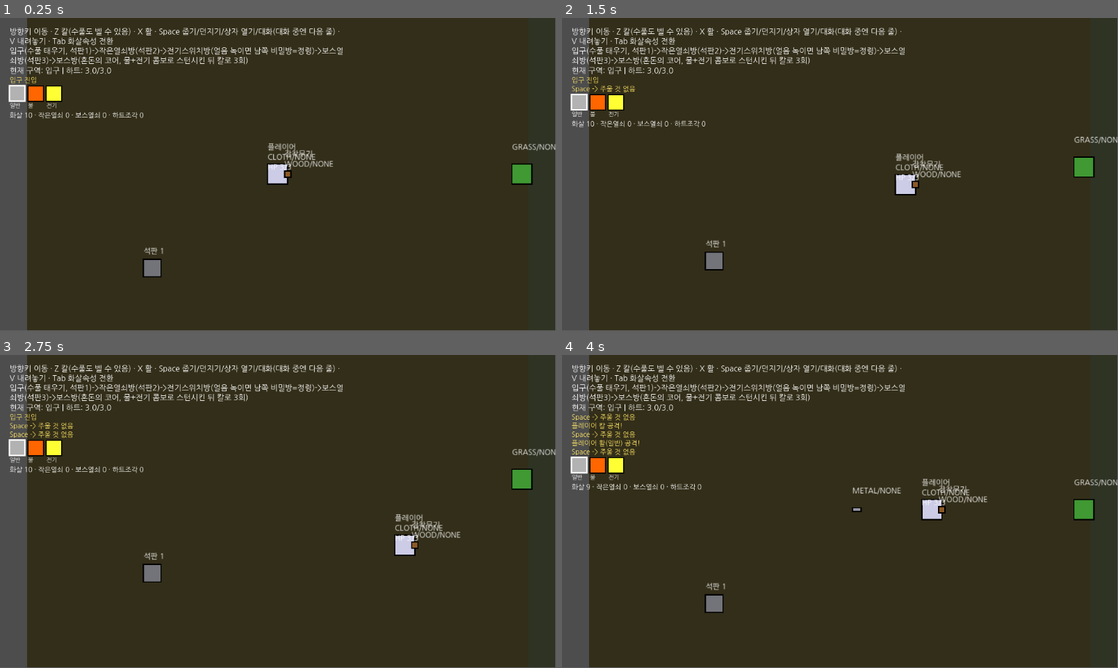
Above: before the commit, frames 1-4 (two rows, left to right).
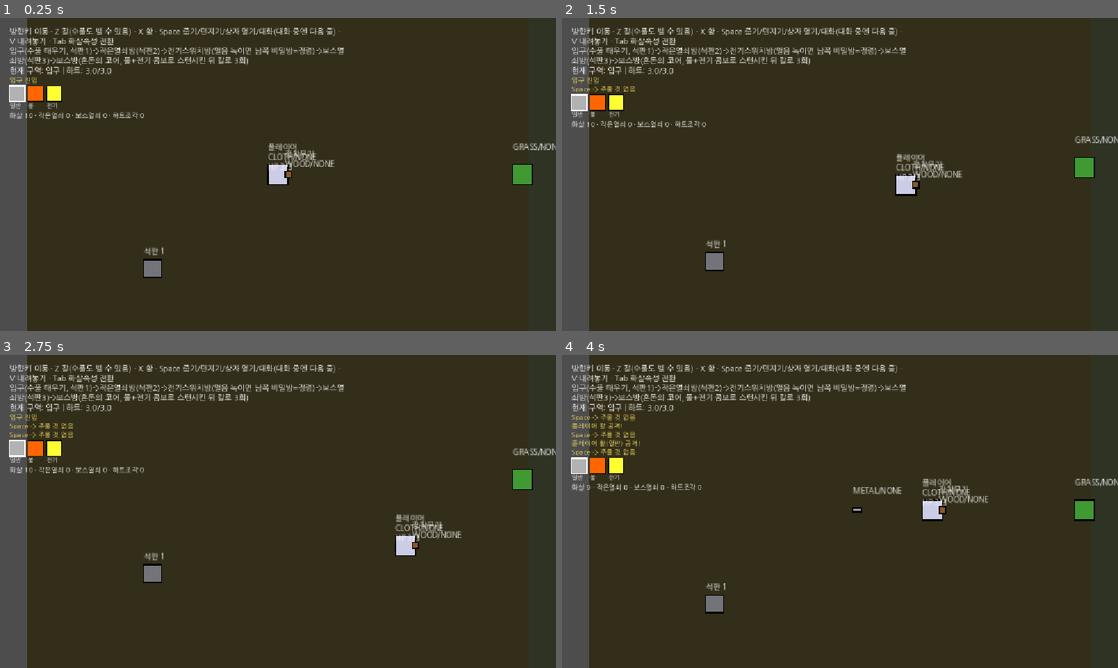
Above: after the commit, the same moments.

Repository: 50seok/ZeldaLike
Game: Godot game, scene res://scenes/dungeon_test/dungeon_test.tscn
The game is run twice, just before and just after one commit, with the same random seed, the same clock (stepped at 60 frames per second) and the same inputs. This scene is started directly instead of the project's main scene.
Inputs:
- Up to frame 1 (0.25 s): no input
- Up to frame 2 (1.5 s): tap Enter at 0.5, 0.6 s; hold Right (ui_right) 0.53-1.28 s; tap Space at 0.77 s; hold Down (ui_down) from 1.28 s (still down); tap Keypad Enter at 1.35 s
- Up to frame 3 (2.75 s): tap Space at 1.52 s; release Down (ui_down) at 2.03 s; hold Right (ui_right) from 2.03 s (still down); tap C at 2.1 s
- Up to frame 4 (4 s): release Right (ui_right) at 2.78 s; hold Up (ui_up) 2.78-3.53 s; tap Z at 2.85 s; tap Space at 3.02, 3.77 s; hold Left (ui_left) from 3.53 s (still down); tap X at 3.6 s
In our replay, the window is 799x449 before the commit and 800x450 after it. These sizes can differ from the game's own. Grey fills any space a smaller window leaves; there, only what the larger window draws over its background counts as a difference.

The runs differ from the first frame. In frame 1, 3.4% of the frame differs, in the area x 0-100%, y 3-100%; in frame 2, 3.4%; in frame 3, 3.5%; in frame 4, 4.0%.

Commit message:
fix: 웹에서 옆방 미리보임 + 보스방 물항아리 고갈 버그 수정
실측 지적 2건(브라우저 창) - ① 옆 방이 화면에 그대로 보임: project.godot에
디스플레이 스트레치 설정이 없어 실제 브라우저 창 크기가 곧 게임 뷰포트
크기가 됐음(에디터 테스트창 1152x648보다 큰 창이면 방 카메라가 경계에
clamp돼도 뷰포트 자체가 방 폭(800)보다 넓어져 옆방이 노출). 뷰포트를
1152x648로 고정 + stretch mode=canvas_items·aspect=keep으로 창 크기와
무관하게 화면 스케일만 하도록 수정 - 방 카메라의 '방 크기=화면 크기'
전제가 다시 성립.
② 보스방 물항아리가 너무 늦게 다시 생김: respawn_sec(5초) 자체가 아니라
'화면 밖일 때만 리젠'(FieldSpawnManager, §4.2 팝인 방지) 조건이 보스방처럼
카메라가 방 전체를 거의 항상 비추는 좁은 방에서는 사실상 성립 안 해 리젠이
멈춘 것. 리젠 로직을 고치는 대신 보스전은 이미 '고정 배치'(§4.1)라는 점을
살려 스폰포인트를 2->4곳(3회 스턴 사이클+여유)으로 늘려 전투 시작 시점에
미리 다 채워둠(dungeon_test 보스방 + boss_test 연습 아레나 둘 다 동일 적용).
전체 12개 검증씬 회귀 유지. 웹 빌드 재생성 완료.

Diff:
--- a/project/project.godot
+++ b/project/project.godot
@@ -20,6 +20,18 @@
 StoryFlags="*res://scripts/story/story_flags.gd"
 SaveManager="*res://scripts/story/save_manager.gd"
 
+[display]
+
+; 웹에서 실측 확인된 버그("다음 방이 미리 보임") 원인 - 스트레치 설정이 없어
+; 실제 브라우저 창 크기가 그대로 게임 뷰포트 크기가 됨(에디터 테스트창 1152x648
+; 보다 큰 창이면 카메라가 방 경계에 맞춰 clamp돼도 화면 자체가 방 폭(800)보다
+; 넓어져 옆방이 그대로 노출됨). 뷰포트를 고정하고 화면 크기에는 스케일만
+; 하도록 지정 - 방 카메라 가정(room-sized limit)이 창 크기와 무관하게 성립.
+window/size/viewport_width=1152
+window/size/viewport_height=648
+window/stretch/mode="canvas_items"
+window/stretch/aspect="keep"
+
 [gui]
 
 theme/custom_font="res://assets/fonts/NanumGothic-Regular.ttf"
--- a/project/scenes/boss_test/boss_test.gd
+++ b/project/scenes/boss_test/boss_test.gd
@@ -88,6 +88,9 @@
 	)
 
 	# §4.1 "물 웅덩이 2곳(항아리 리필)" - 콤보 자원이 고갈돼 막히지 않게.
+	# dungeon_test 실측으로 드러난 문제(작은 방은 카메라가 거의 항상 덮고
+	# 있어 "화면 밖일 때만 리젠" 조건이 사실상 안 걸림)가 여기도 동일 구조라
+	# 같이 4곳으로 늘려 리젠에 의존 안 해도 3회 콤보가 가능하게 함.
 	var jar_sp1 := SpawnPoint.new()
 	jar_sp1.entity_type = "water_jar"
 	jar_sp1.respawn_sec = 5.0  # 콤보를 3번(페이즈마다 재감전) 반복해야 해서 넉넉히 짧게
@@ -98,10 +101,20 @@
 	jar_sp2.respawn_sec = 5.0
 	jar_sp2.position = Vector2(650, 500)
 	add_child(jar_sp2)
+	var jar_sp3 := SpawnPoint.new()
+	jar_sp3.entity_type = "water_jar"
+	jar_sp3.respawn_sec = 5.0
+	jar_sp3.position = Vector2(150, 100)
+	add_child(jar_sp3)
+	var jar_sp4 := SpawnPoint.new()
+	jar_sp4.entity_type = "water_jar"
+	jar_sp4.respawn_sec = 5.0
+	jar_sp4.position = Vector2(650, 100)
+	add_child(jar_sp4)
 
 	var item_mgr := FieldSpawnManager.new()
-	item_mgr.spawn_points = [jar_sp1, jar_sp2]
-	item_mgr.field_cap = 2
+	item_mgr.spawn_points = [jar_sp1, jar_sp2, jar_sp3, jar_sp4]
+	item_mgr.field_cap = 4
 	add_child(item_mgr)
 	item_mgr.setup(camera)
 
--- a/project/scenes/dungeon_test/dungeon_test.gd
+++ b/project/scenes/dungeon_test/dungeon_test.gd
@@ -229,6 +229,13 @@
 		get_tree().change_scene_to_file("res://scenes/ending/ending.tscn")
 	)
 
+	# 실측 지적("보스방 물이 너무 늦게 생김") 원인 - respawn_sec(5초) 자체가
+	# 아니라, 리젠 조건 중 "화면 밖일 때만"(FieldSpawnManager._is_offscreen,
+	# §4.2 눈앞 팝인 금지)이 보스방처럼 카메라가 방 전체를 거의 항상 비추는
+	# 작은 방에서는 사실상 절대 충족되지 않아 리젠이 멈춘 것(항아리 위치가
+	# 카메라에서 벗어날 일이 없음). 리젠 로직을 고치는 대신 - 보스전은 어차피
+	# §4.1 "고정 배치"라 - 스폰포인트를 4곳(3회 스턴 사이클 + 여유 1)으로
+	# 늘려 전투 시작 시점에 미리 다 채워두는 쪽으로 해결(리젠에 의존 안 함).
 	var boss_jar_sp1 := SpawnPoint.new()
 	boss_jar_sp1.entity_type = "water_jar"
 	boss_jar_sp1.respawn_sec = 5.0
@@ -239,10 +246,20 @@
 	boss_jar_sp2.respawn_sec = 5.0
 	boss_jar_sp2.position = Vector2(3850, 500)
 	add_child(boss_jar_sp2)
+	var boss_jar_sp3 := SpawnPoint.new()
+	boss_jar_sp3.entity_type = "water_jar"
+	boss_jar_sp3.respawn_sec = 5.0
+	boss_jar_sp3.position = Vector2(3300, 150)
+	add_child(boss_jar_sp3)
+	var boss_jar_sp4 := SpawnPoint.new()
+	boss_jar_sp4.entity_type = "water_jar"
+	boss_jar_sp4.respawn_sec = 5.0
+	boss_jar_sp4.position = Vector2(3850, 150)
+	add_child(boss_jar_sp4)
 
 	var boss_item_mgr := FieldSpawnManager.new()
-	boss_item_mgr.spawn_points = [boss_jar_sp1, boss_jar_sp2]
-	boss_item_mgr.field_cap = 2
+	boss_item_mgr.spawn_points = [boss_jar_sp1, boss_jar_sp2, boss_jar_sp3, boss_jar_sp4]
+	boss_item_mgr.field_cap = 4
 	add_child(boss_item_mgr)
 	boss_item_mgr.setup(camera)
 
